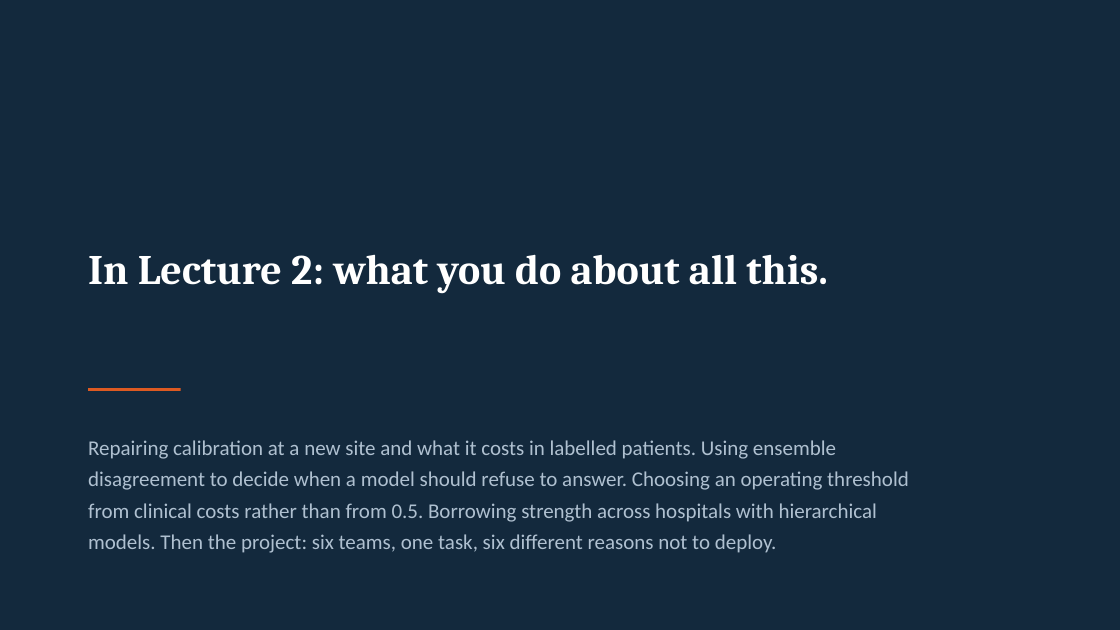
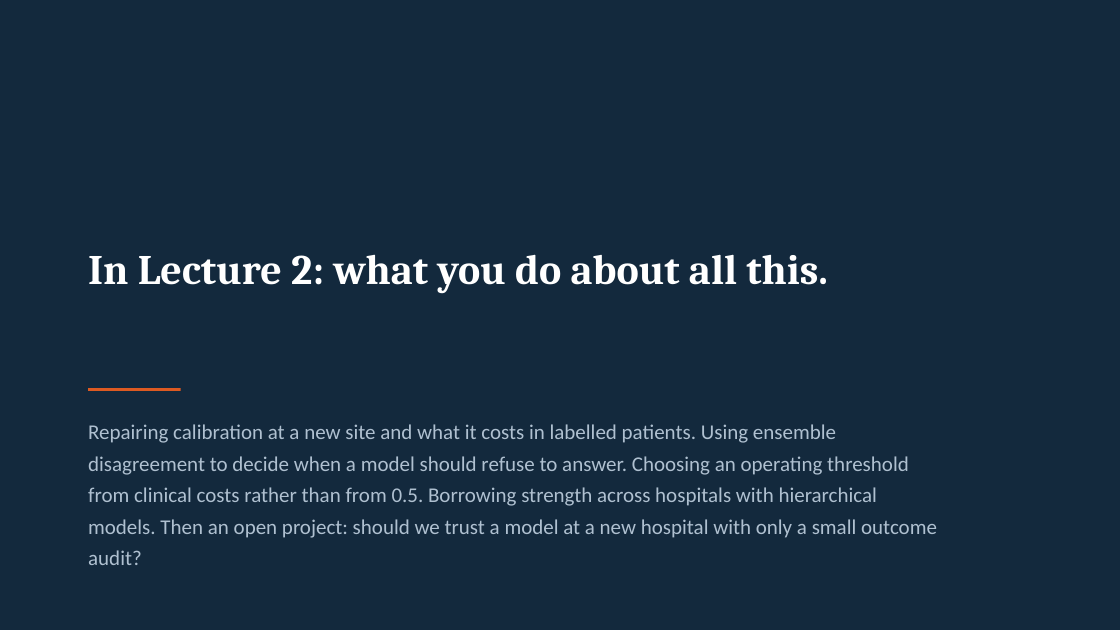
Before and after one commit to vafaei-ar/ai-uncertainty-2026-healthcare, a slide deck: slide 24 of slides/lecture1_honest_probabilities.pptx. Drawn at 1120x630 pixels with LibreOffice and Linux fonts; fonts in the diff are those of the drawing. Boxes give left, top, right and bottom in pixels: in the first picture for what was removed or moved away, otherwise in the second. Text is boxed around its words. In the diff, an @@ line names an element or a change of style, - is before the commit and + after.

```diff
--- a/slides/lecture1_honest_probabilities.pptx
+++ b/slides/lecture1_honest_probabilities.pptx
@@ text at (x1=88, y1=424, x2=937, y2=565): text changed @@
-Repairing calibration at a new site and what it costs in labelled patients. Using ensemble disagreement to decide when a model should refuse to answer. Choosing an operating threshold from clinical costs rather than from 0.5. Borrowing strength across hospitals with hierarchical models. Then the project: six teams, one task, six different reasons not to deploy.
+Repairing calibration at a new site and what it costs in labelled patients. Using ensemble disagreement to decide when a model should refuse to answer. Choosing an operating threshold from clinical costs rather than from 0.5. Borrowing strength across hospitals with hierarchical models. Then an open project: should we trust a model at a new hospital with only a small outcome audit?
```
Also in this commit, not shown: 4 other slides changed, 42 other files.
